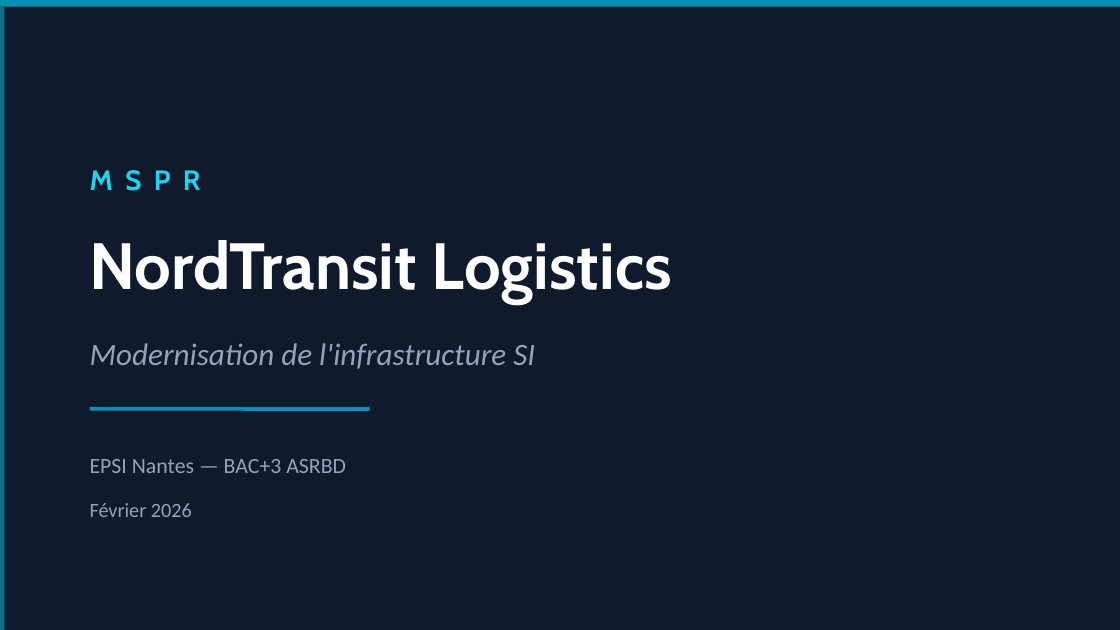
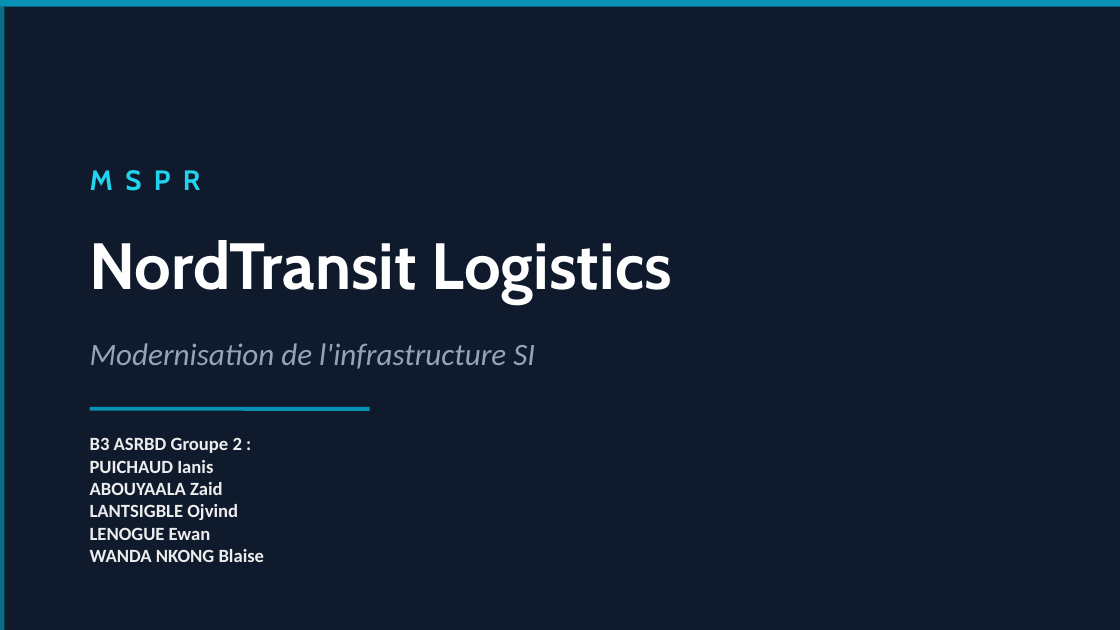
Before and after one commit to AnythingLegalConsidered/MSPR-NordTransit, a slide deck: slide 1 of docs/05-soutenance/MSPR_NordTransit_Presentation.pptx. Drawn at 1120x630 pixels with LibreOffice and Linux fonts; fonts in the diff are those of the drawing. Boxes give left, top, right and bottom in pixels: in the first picture for what was removed or moved away, otherwise in the second. Text is boxed around its words. In the diff, an @@ line names an element or a change of style, - is before the commit and + after.

```diff
--- a/docs/05-soutenance/MSPR_NordTransit_Presentation.pptx
+++ b/docs/05-soutenance/MSPR_NordTransit_Presentation.pptx
@@ text at (x1=90, y1=437, x2=265, y2=562): text changed; size 14 to 12 pt; text colour #94A3B8 to #EDEDED; bold on @@
-EPSI Nantes — BAC+3 ASRBD
+B3 ASRBD Groupe 2 :
+PUICHAUD Ianis
+ABOUYAALA Zaid
+LANTSIGBLE Ojvind
+LENOGUE Ewan
+WANDA NKONG Blaise
@@ text removed at (x1=90, y1=503, x2=192, y2=517) @@
-Février 2026
```
Also in this commit, not shown: 4 other slides changed, 13 other files.
